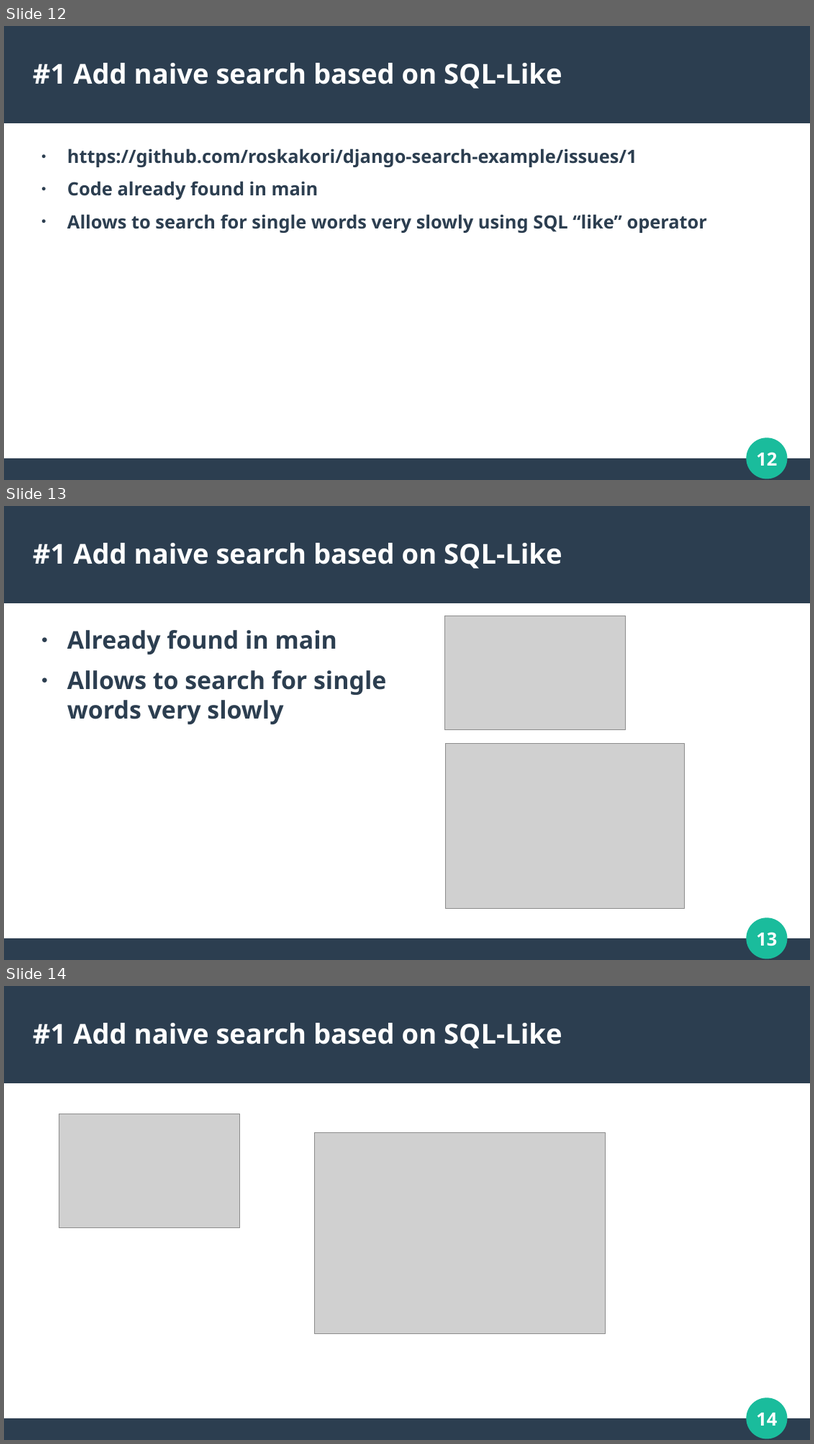
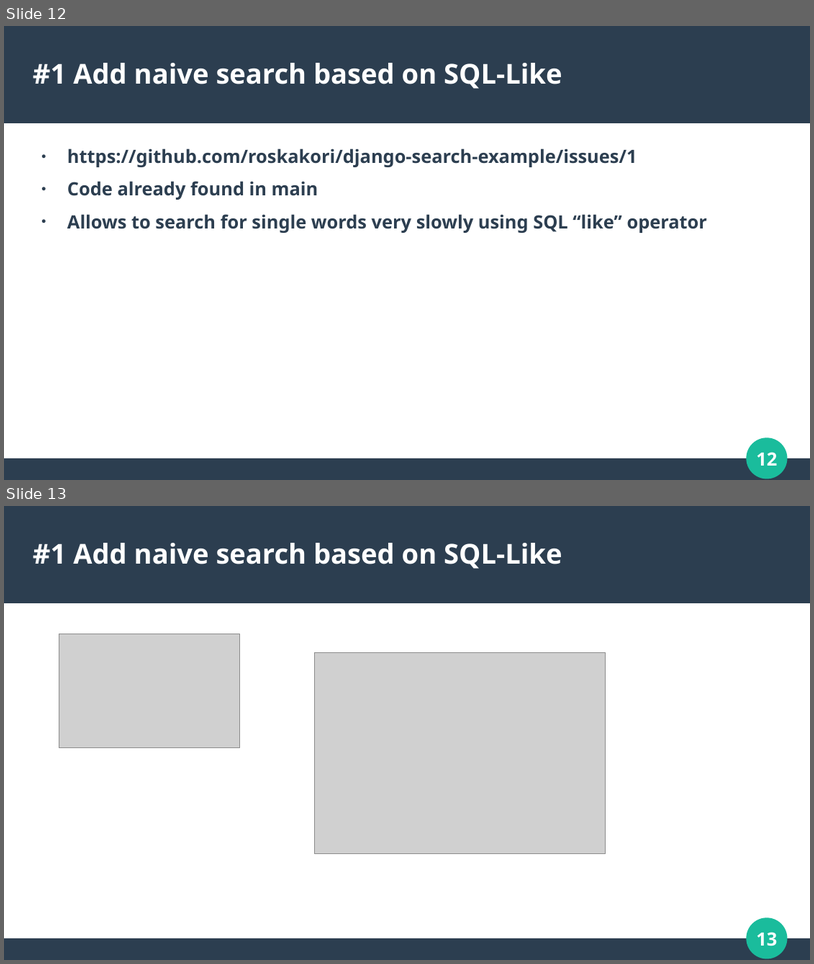
Before and after one commit to roskakori/django-search-example, a slide deck: Full text search with Django and PostgreSQL.odp. Shown one above the other, each under a label of ours: slides 12, 13 and 14 before the commit, slides 12 and 13 after it. The pictures are 814x1444 and 814x964 pixels, drawn with LibreOffice and Linux fonts; fonts in the diff are those of the drawing; grey boxes stand for pictures. Boxes give left, top, right and bottom in pixels: in the first picture for what was removed or moved away, otherwise in the second. Text is boxed around its words. In the diff, an @@ line names an element or a change of style, - is before the commit and + after.

```diff
--- a/Full text search with Django and PostgreSQL.odp
+++ b/Full text search with Django and PostgreSQL.odp
@@ slide 13 removed at bbox=[4, 506, 810, 960], background #FFFFFF; not listed: 4 template elements that a slide beside it also shows @@
@@ title removed at bbox=[33, 543, 562, 569] @@
-#1 Add naive search based on SQL-Like
@@ text removed at bbox=[67, 630, 386, 724] @@
-● Already found in main
-● Allows to search for single words very slowly
@@ picture removed at bbox=[445, 615, 626, 730] @@
@@ picture removed at bbox=[446, 744, 684, 908] @@
@@ what was slide 14 is now slide 13 @@
@@ page number at bbox=[756, 932, 777, 946]: text changed @@
-14
+13
```
Also in this commit, not shown: 11 slides changed.
